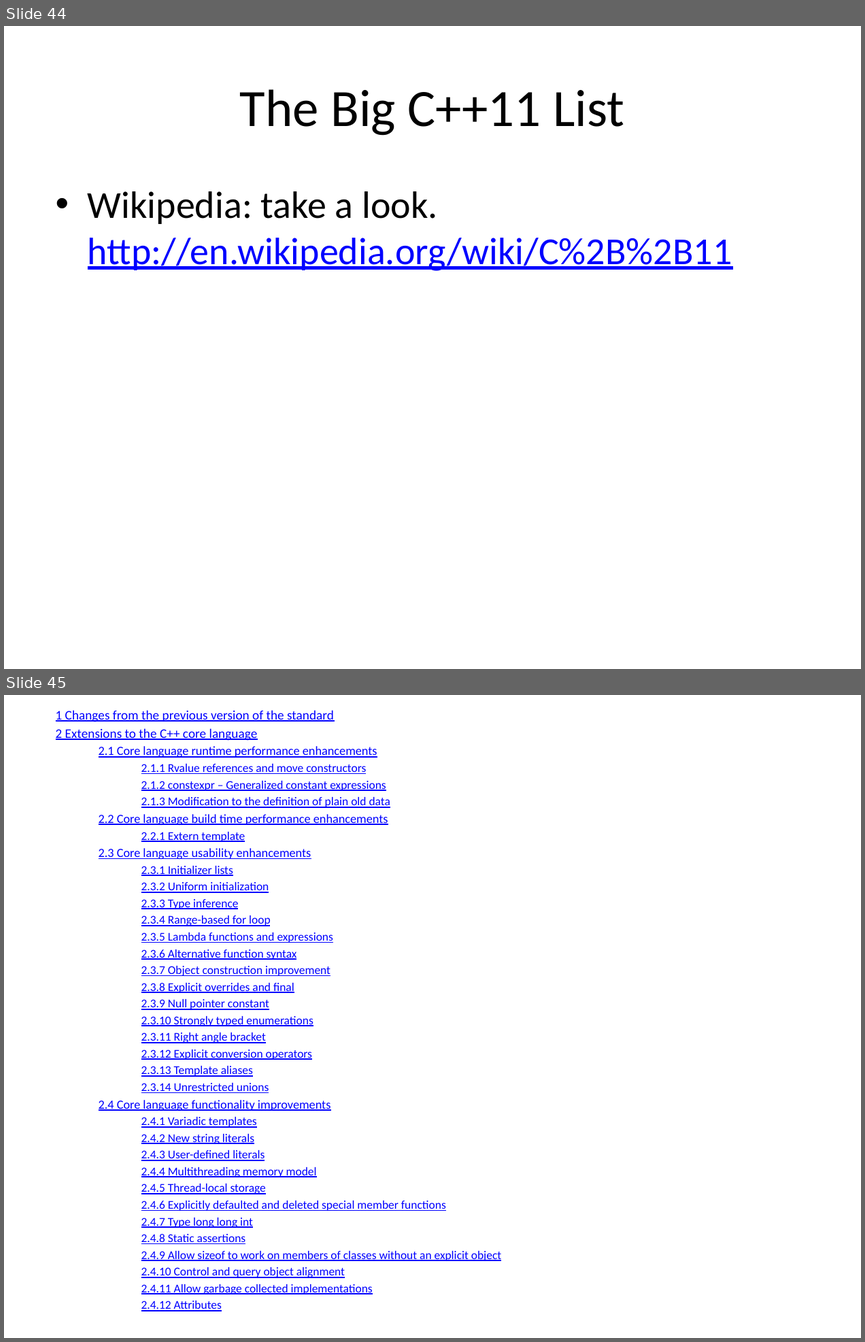
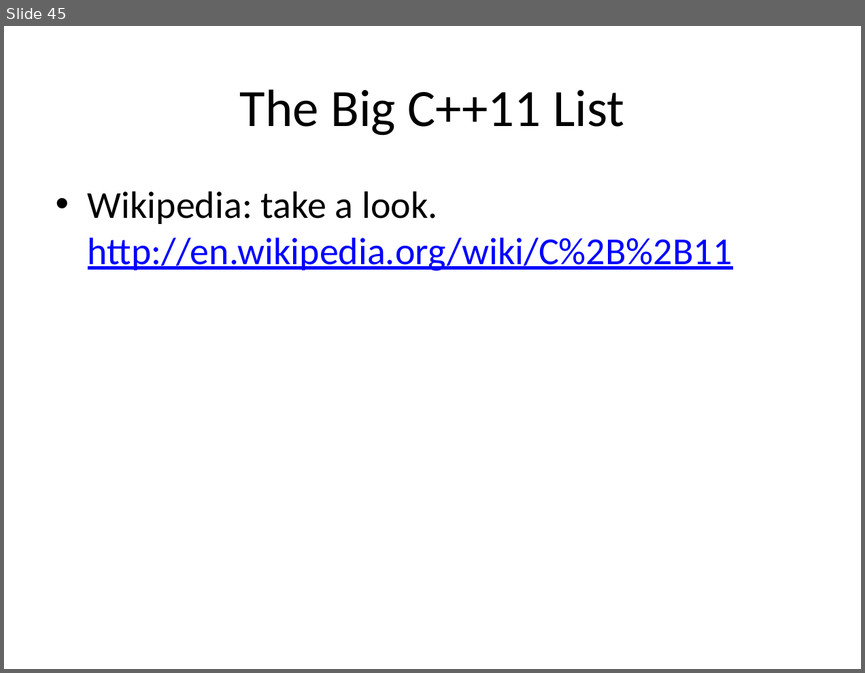
Before and after one commit to fellmad/FunWithCpp11, a slide deck: doc/Fun_with_C++11.pptx. Shown one above the other, each under a label of ours: slides 44 and 45 before the commit, slide 45 after it. The pictures are 865x1342 and 865x673 pixels, drawn with LibreOffice and Linux fonts; fonts in the diff are those of the drawing. Boxes give left, top, right and bottom in pixels: in the first picture for what was removed or moved away, otherwise in the second. Text is boxed around its words. In the diff, an @@ line names an element or a change of style, - is before the commit and + after.

```diff
--- a/doc/Fun_with_C++11.pptx
+++ b/doc/Fun_with_C++11.pptx
@@ slide 45 removed at (4,695,861,1338), background #FFFFFF @@
@@ text removed at (56,710,501,1311) @@
-1 Changes from the previous version of the standard
-2 Extensions to the C++ core language
-  2.1 Core language runtime performance enhancements
-    2.1.1 Rvalue references and move constructors
-    2.1.2 constexpr – Generalized constant expressions
-    2.1.3 Modification to the definition of plain old data
-  2.2 Core language build time performance enhancements
-    2.2.1 Extern template
-  2.3 Core language usability enhancements
-    2.3.1 Initializer lists
-    2.3.2 Uniform initialization
-    2.3.3 Type inference
-    2.3.4 Range-based for loop
-    2.3.5 Lambda functions and expressions
-    2.3.6 Alternative function syntax
-    2.3.7 Object construction improvement
-    2.3.8 Explicit overrides and final
-    2.3.9 Null pointer constant
-    2.3.10 Strongly typed enumerations
-    2.3.11 Right angle bracket
-    2.3.12 Explicit conversion operators
-    2.3.13 Template aliases
-    2.3.14 Unrestricted unions
-  2.4 Core language functionality improvements
-    2.4.1 Variadic templates
-    2.4.2 New string literals
-    2.4.3 User-defined literals
-    2.4.4 Multithreading memory model
-    2.4.5 Thread-local storage
-    2.4.6 Explicitly defaulted and deleted special member functions
-    2.4.7 Type long long int
-    2.4.8 Static assertions
-    2.4.9 Allow sizeof to work on members of classes without an explicit object
-    2.4.10 Control and query object alignment
-    2.4.11 Allow garbage collected implementations
-    2.4.12 Attributes
@@ what was slide 44 is now slide 45 @@
```
Also in this commit, not shown: 8 slides changed, 2 slides added, 5 other slides removed, 2 other files.
